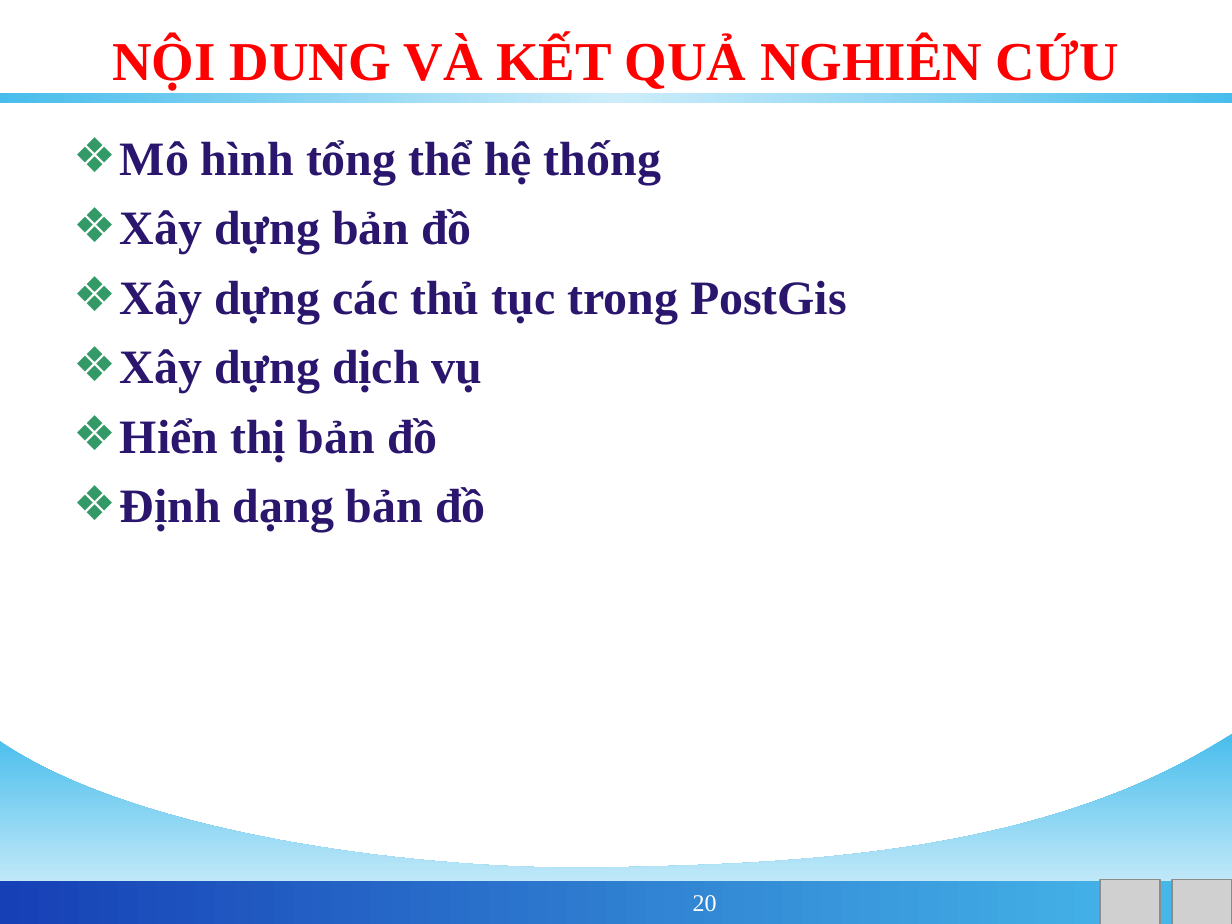
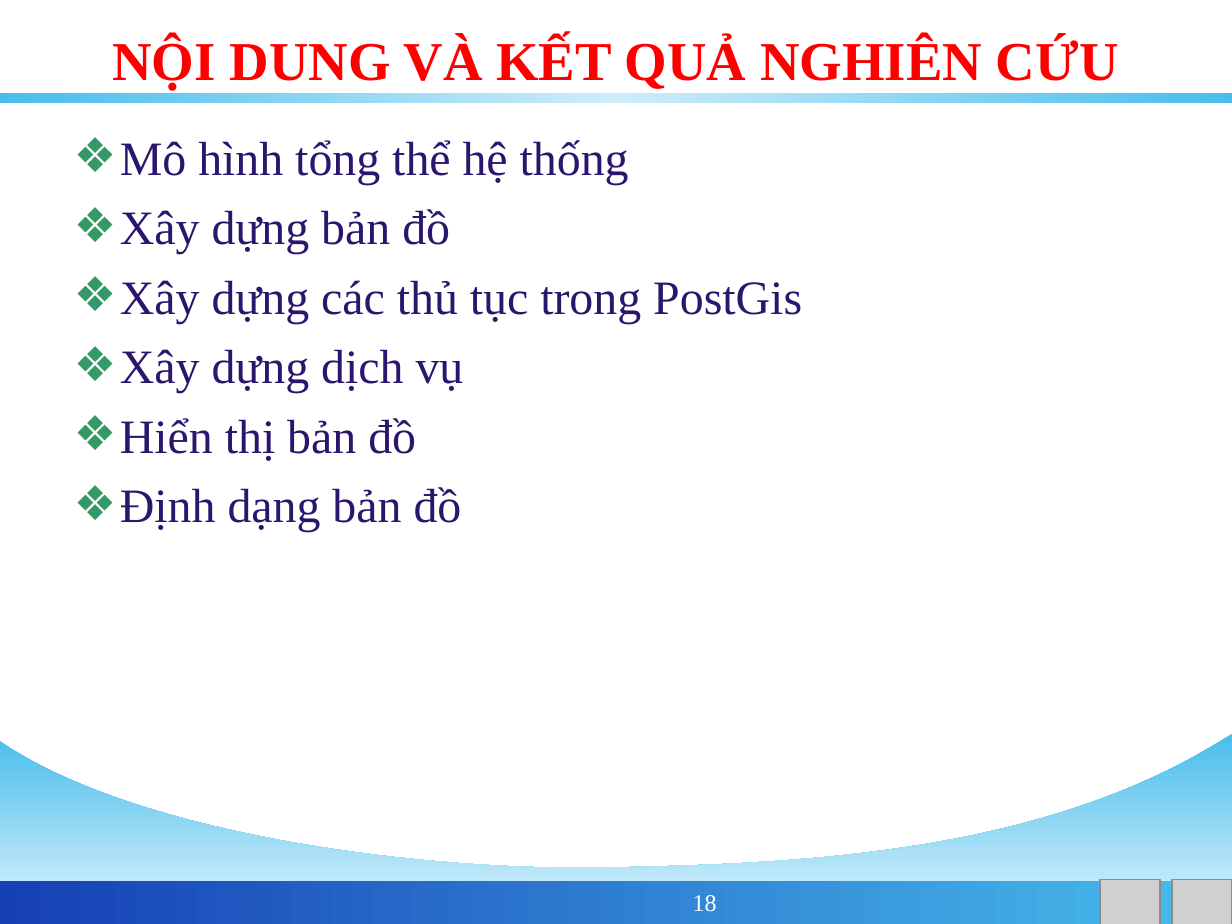
Before and after one commit to phamngsinh/cantho-webgis, a slide deck: slide 18 of Document/Bao Cao/BaoCaoLuanVan.ppt (slide 20 before the commit). Drawn at 1232x924 pixels with LibreOffice and Linux fonts; fonts in the diff are those of the drawing; grey boxes stand for pictures; background and template pictures are left out. Boxes give left, top, right and bottom in pixels: in the first picture for what was removed or moved away, otherwise in the second. Text is boxed around its words. In the diff, an @@ line names an element or a change of style, - is before the commit and + after.

```diff
--- a/Document/Bao Cao/BaoCaoLuanVan.ppt
+++ b/Document/Bao Cao/BaoCaoLuanVan.ppt
@@ text "Mô hình tổng thể hệ ..." at (x1=120, y1=140, x2=802, y2=532): bold off @@
@@ page number at (x1=693, y1=895, x2=717, y2=912): text changed @@
-20
+18
```
Also in this commit, not shown: 11 other slides changed, 3 slides added, 5 slides removed, 1 other file.
